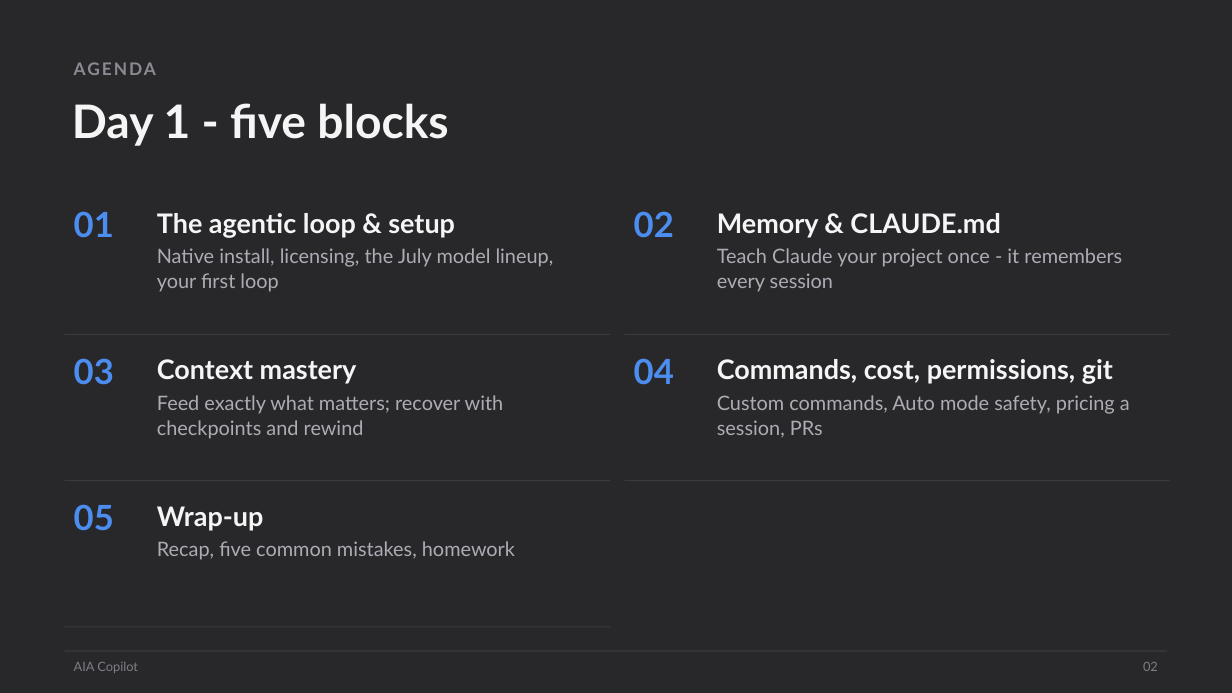
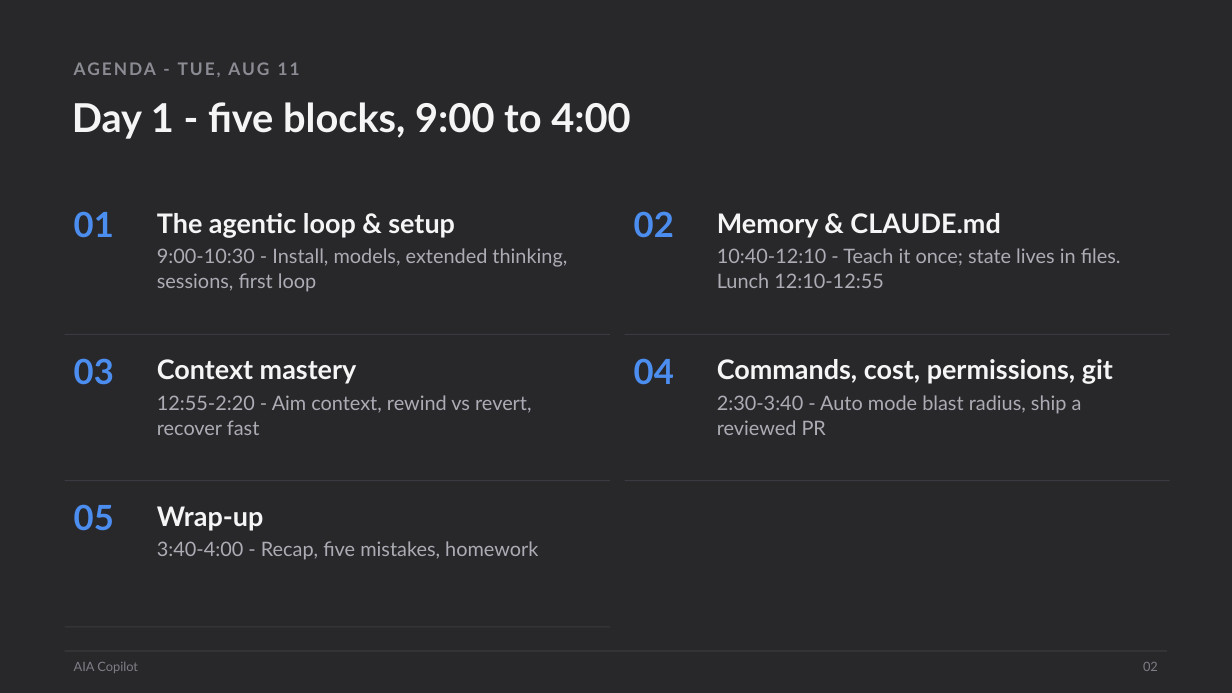
Before and after one commit to scottrhay/AIA-ClaudeCopilot, a slide deck: slide 2 of claude-code-3day/slides/Day1_Claude_Code_Fundamentals.pptx. Drawn at 1232x693 pixels with LibreOffice and Linux fonts; fonts in the diff are those of the drawing. Boxes give left, top, right and bottom in pixels: in the first picture for what was removed or moved away, otherwise in the second. Text is boxed around its words. In the diff, an @@ line names an element or a change of style, - is before the commit and + after.

```diff
--- a/claude-code-3day/slides/Day1_Claude_Code_Fundamentals.pptx
+++ b/claude-code-3day/slides/Day1_Claude_Code_Fundamentals.pptx
@@ text at <box>65,54,1165,85</box>: text changed @@
-AGENDA
+AGENDA - TUE, AUG 11
@@ text at <box>72,102,630,139</box>: text changed; size 36 to 31 pt @@
-Day 1 - five blocks
+Day 1 - five blocks, 9:00 to 4:00
@@ text at <box>157,248,567,292</box>: text changed @@
-Native install, licensing, the July model lineup, your first loop
+9:00-10:30 - Install, models, extended thinking, sessions, first loop
@@ text at <box>717,248,1121,288</box>: text changed @@
-Teach Claude your project once - it remembers every session
+10:40-12:10 - Teach it once; state lives in files. Lunch 12:10-12:55
@@ text at <box>157,395,531,435</box>: text changed @@
-Feed exactly what matters; recover with checkpoints and rewind
+12:55-2:20 - Aim context, rewind vs revert, recover fast
@@ text at <box>717,395,1082,435</box>: text changed @@
-Custom commands, Auto mode safety, pricing a session, PRs
+2:30-3:40 - Auto mode blast radius, ship a reviewed PR
@@ text at <box>157,541,538,560</box>: text changed @@
-Recap, five common mistakes, homework
+3:40-4:00 - Recap, five mistakes, homework
```
Also in this commit, not shown: 63 other slides changed, 11 slides added, 3 slides removed, 15 other files.
